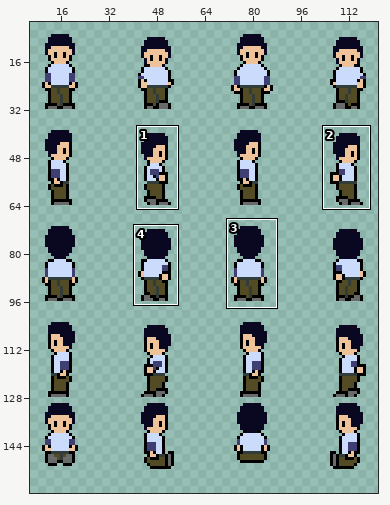
Sprite sheet: images/characters/people/Brother.png. Above, an overview of the earlier version with the close-up marked.
Close-up. First the earlier version:
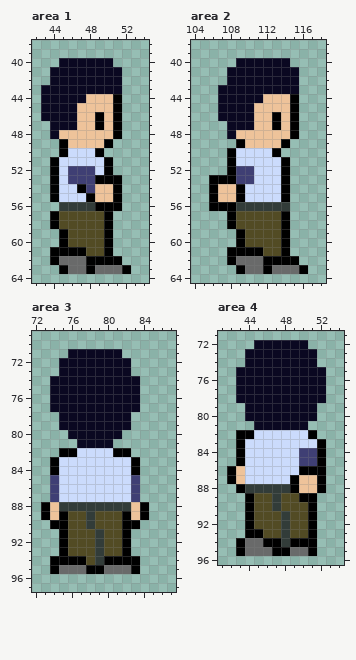
The file is 128x160 pixels. Shown: area 1: x 42..54, y 38..64; area 2: x 104..118, y 38..64; area 3: x 72..87, y 69..97; area 4: x 41..54, y 71..96. The wide view leaves out empty margins. The commit also changed other parts of the picture, which this record leaves out.
Once edited:
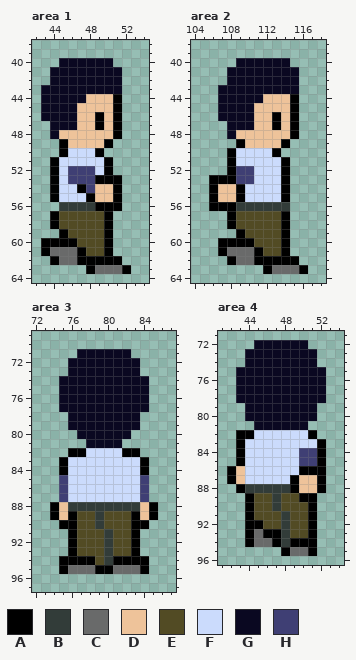
Palette (. is transparent): A #000000  B #323c39  C #696a6a  D #eec39a  E #524b24  F #cbdbfc  G #0a0821  H #3f3f74
Change:
Area 1:
The edit adds colour A in row 60 at x 43 to 44; in row 61 at x 43.
Colour C gives way to colour A in row 62 at x 47.
Colour E gives way to colour A in row 60 at x 46.
Colour A gives way to colour C in row 61 at x 44 to 46.
The author cleared colour A in row 63 at x 45.
The author cleared colour C in row 63 at x 46 to 47.
Area 2:
The edit adds colour A in row 60 at x 107 to 108; in row 61 at x 107.
Colour C gives way to colour A in row 62 at x 111.
Colour E gives way to colour A in row 60 at x 110.
Colour A gives way to colour C in row 61 at x 108 to 110.
The author cleared colour A in row 63 at x 109.
The author cleared colour C in row 63 at x 110 to 111.
Area 3:
The edit adds colour A in row 82 at x 83; in rows 83 to 84 at x 84; in rows 88 to 89 at x 85; in row 90 at x 84; in rows 91 to 93 at x 83; in rows 94 to 95 at x 84.
Colour C gives way to colour A in row 95 at x 75 and 80.
Colour D gives way to colour A in row 88 at x 74; in row 89 at x 74 and 83.
Colour E gives way to colour A in rows 89 to 93 at x 76; in row 94 at x 78.
Colour F gives way to colour A in row 82 at x 77; in rows 83 to 84 at x 75.
Colour A gives way to colour B in row 94 at x 80.
Colour D gives way to colour B in row 88 at x 83.
Colour E gives way to colour B in rows 89 to 90 at x 79; in rows 91 to 93 at x 80.
Colour A gives way to colour C in row 95 at x 78 and 83.
Colour A gives way to colour D in row 88 at x 84; in row 89 at x 75 and 84.
Colour B gives way to colour D in row 88 at x 75.
Colour A gives way to colour E in rows 89 to 93 at x 82.
Colour B gives way to colour E in rows 89 to 90 at x 78; in rows 91 to 94 at x 79.
Colour A gives way to colour F in row 82 at x 81; in rows 83 to 84 at x 83.
Colour H gives way to colour F in rows 85 to 87 at x 83.
The edit adds colour G in row 71 at x 82; in rows 72 to 73 at x 83; in rows 74 to 77 at x 84; in rows 78 to 79 at x 83; in row 80 at x 82; in row 81 at x 81.
The edit adds colour H in rows 85 to 87 at x 84.
Colour F gives way to colour H in rows 85 to 87 at x 75.
The author cleared colour A in row 82 at x 75; in rows 83 to 84 at x 74; in rows 88 to 89 at x 73; in row 90 at x 74; in rows 91 to 93 at x 75; in rows 94 to 95 at x 74.
The author cleared colour G in row 71 at x 76; in rows 72 to 73 at x 75; in rows 74 to 77 at x 74; in rows 78 to 79 at x 75; in row 80 at x 76; in row 81 at x 77.
The author cleared colour H in rows 85 to 87 at x 74.
Area 4:
Colour C gives way to colour A in row 94 at x 44.
Colour E gives way to colour A in row 92 at x 45; in row 93 at x 46 to 47.
Colour A gives way to colour C in row 93 at x 45; in row 94 at x 46.
The author cleared colour A in row 94 at x 43; in row 95 at x 43 and 47.
The author cleared colour C in row 95 at x 44 to 46.
Pixel boxes of the changes (left, top, right, bottom) in both close-ups:
changed: (41, 238, 86, 274)
changed: (218, 238, 263, 274)
changed: (41, 349, 158, 574)
changed: (236, 520, 281, 556)
